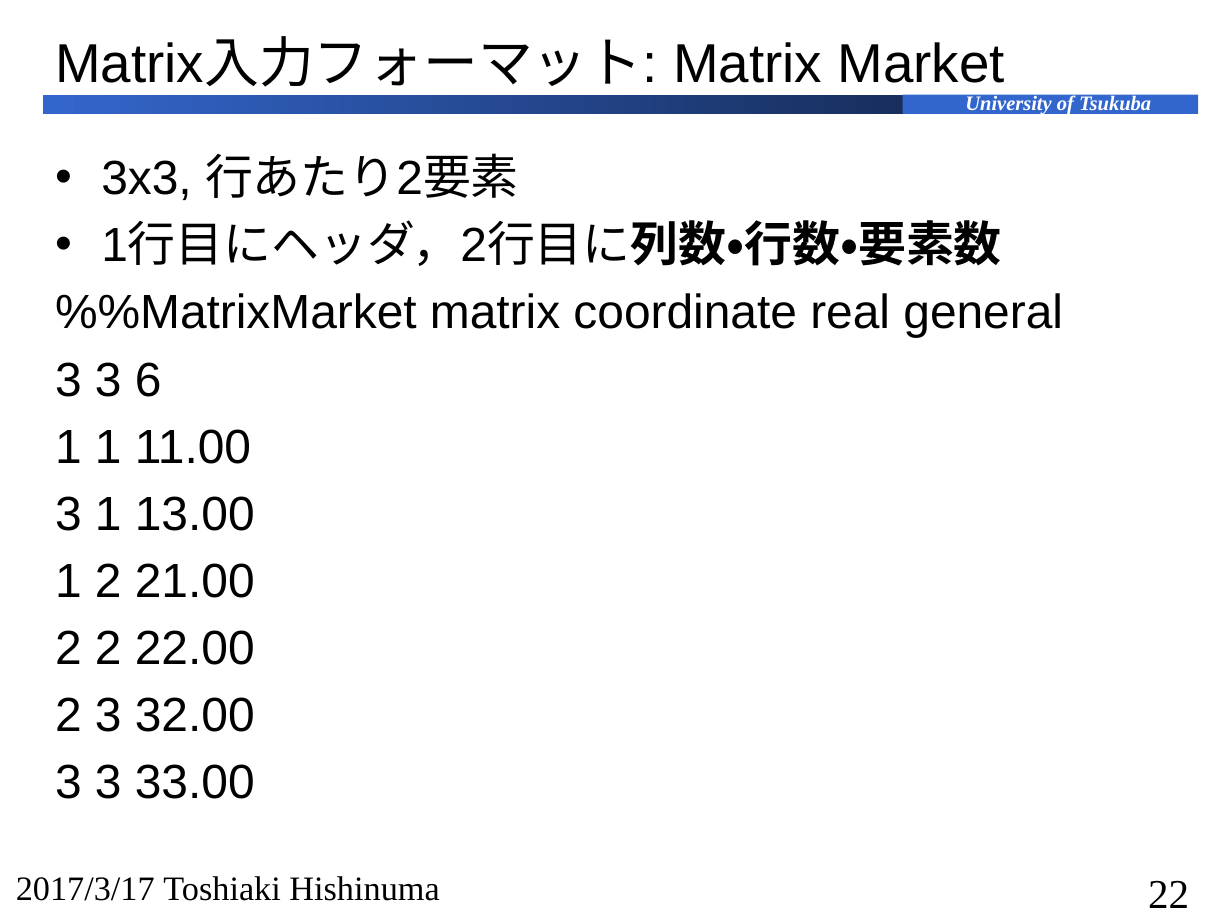
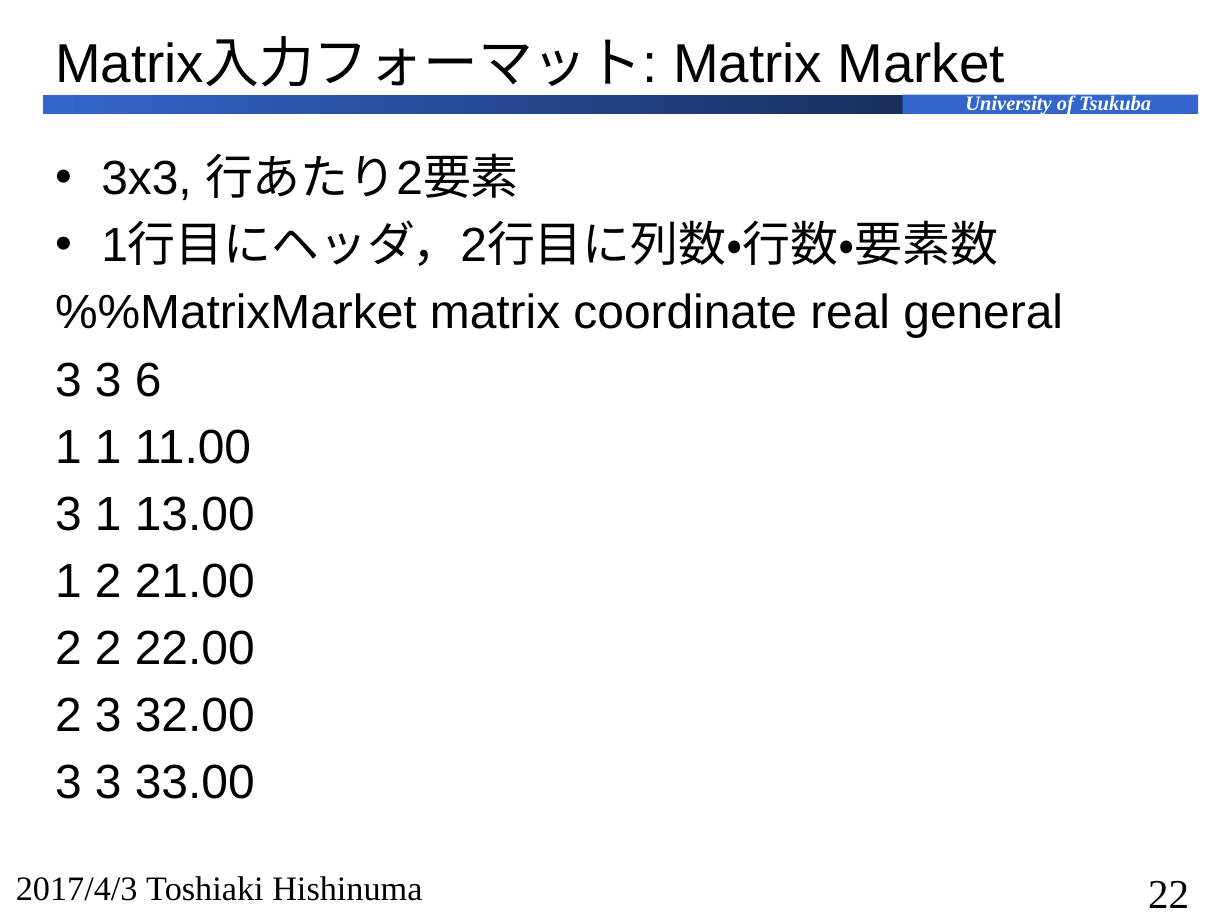
Before and after one commit to ota0410/dd-avx-v2-krylov, a slide deck: slide 22 of doc/DD-AVX.pptx. Drawn at 1232x924 pixels with LibreOffice and Linux fonts; fonts in the diff are those of the drawing. Boxes give left, top, right and bottom in pixels: in the first picture for what was removed or moved away, otherwise in the second. Text is boxed around its words. In the diff, an @@ line names an element or a change of style, - is before the commit and + after.

```diff
--- a/doc/DD-AVX.pptx
+++ b/doc/DD-AVX.pptx
@@ text at <box>101,223,998,266</box>: bold off in "1行目にヘッダ，2行目に列数・行数・要素数" @@
@@ text at <box>16,876,422,901</box>: text changed @@
-2017/3/17 Toshiaki Hishinuma
+2017/4/3 Toshiaki Hishinuma
```
Also in this commit, not shown: 22 other slides changed, 11 other files.
